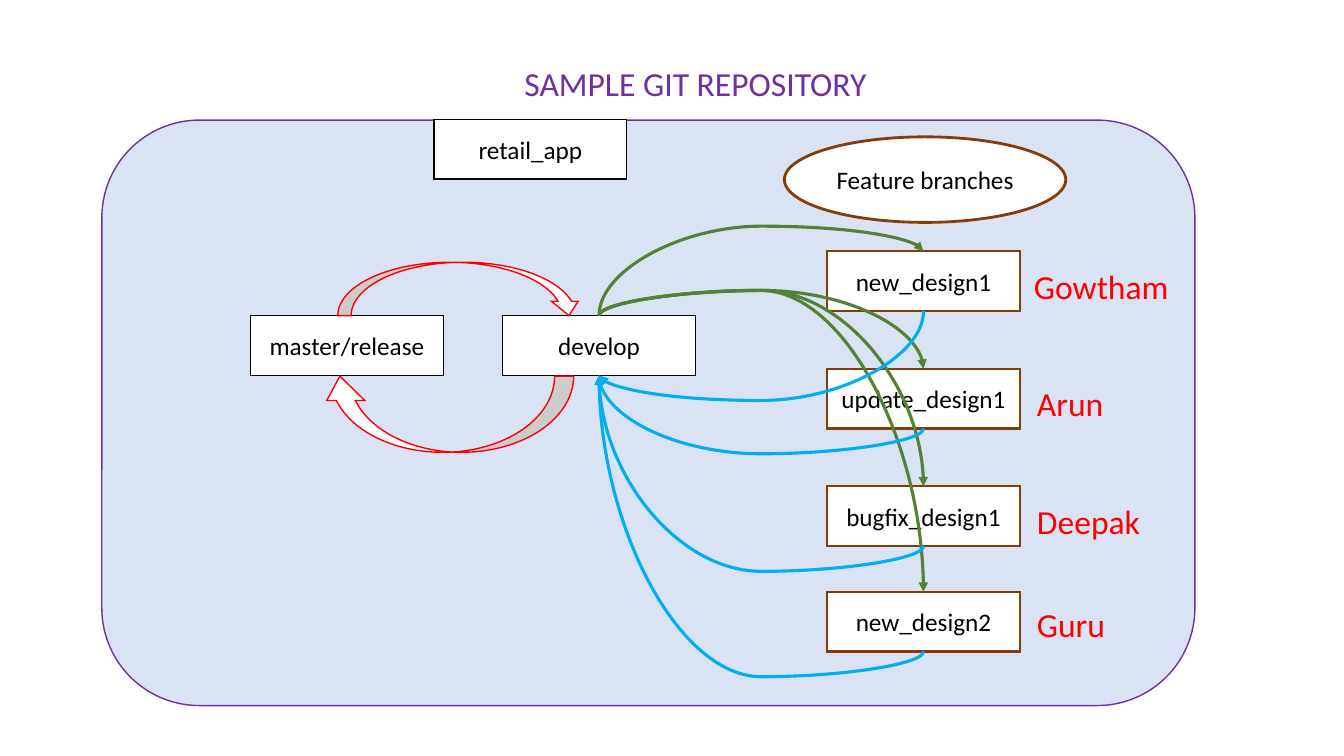
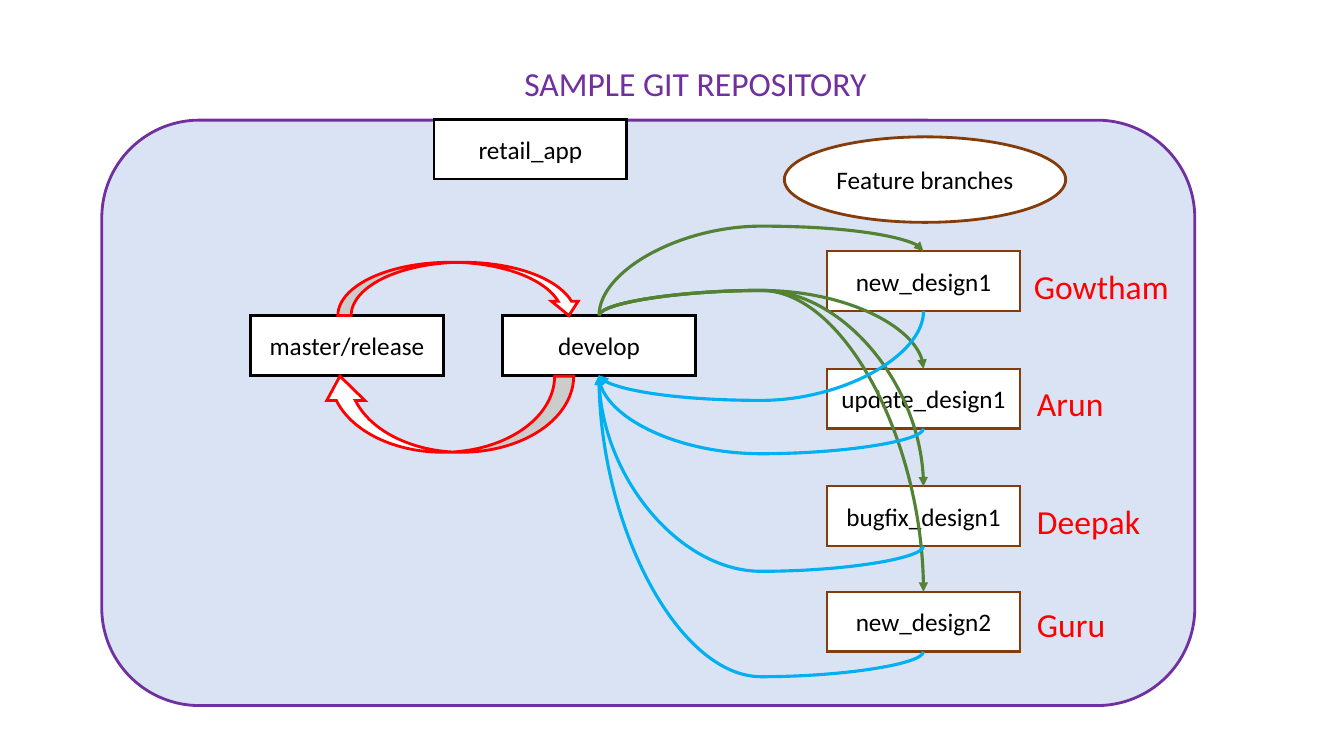
Before and after one commit to sumr4693/software_training, a slide deck: slide 2 of git/git_basics.pptx. Drawn at 1344x756 pixels with LibreOffice and Linux fonts; fonts in the diff are those of the drawing. Boxes give left, top, right and bottom in pixels: in the first picture for what was removed or moved away, otherwise in the second. Text is boxed around its words. In the diff, an @@ line names an element or a change of style, - is before the commit and + after.

```diff
--- a/git/git_basics.pptx
+++ b/git/git_basics.pptx
@@ rounded rectangle at [102,120,1195,706]: outline #7030A0 1 pt to #7030A0 2 pt; proportions changed @@
@@ curved down arrow at [338,262,582,316]: outline #FF0000 1 pt to #FF0000 2 pt @@
@@ curved arrow (599, 316) - (924, 487): stroke #548235 2.25 pt to #548235 2.24 pt @@
@@ curved arrow (599, 316) - (924, 592): stroke #548235 2.25 pt to #548235 2.24 pt @@
@@ rectangle "master/release" at [251,316,444,375]: outline #000000 1 pt to #000000 2 pt @@
@@ rectangle "develop" at [503,316,696,375]: outline #000000 1 pt to #000000 2 pt @@
@@ curved arrow (924, 312) - (599, 375): stroke #00B0F0 2.25 pt to #00B0F0 2.24 pt @@
@@ curved down arrow at [321,376,574,453]: outline #FF0000 1 pt to #FF0000 2 pt @@
@@ curved arrow (924, 429) - (599, 375): stroke #00B0F0 2.25 pt to #00B0F0 2.24 pt @@
@@ curved arrow (924, 546) - (599, 375): stroke #00B0F0 2.25 pt to #00B0F0 2.24 pt @@
@@ curved arrow (924, 651) - (599, 375): stroke #00B0F0 2.25 pt to #00B0F0 2.24 pt @@
```
Also in this commit, not shown: 7 other slides changed.
